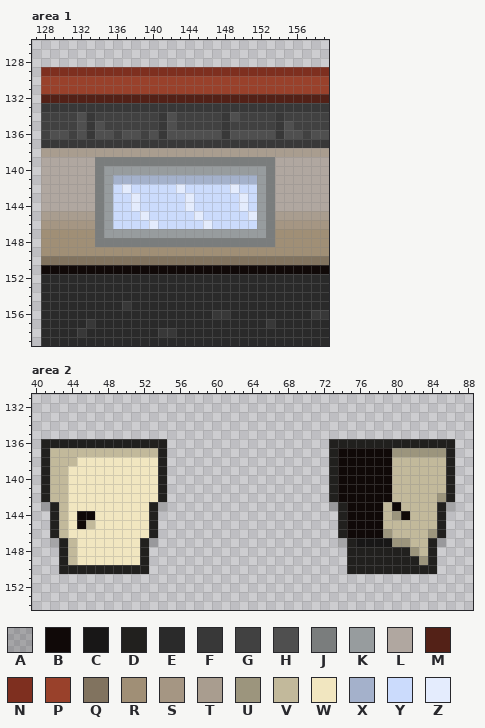
Edited in one commit: pixel-art file (floor/rooms/hallway/hallway.aseprite). Above: the version before the commit.
160x160 pixels, 1 frame. Colours within 5 levels of each other are drawn and written as one. Shown: area 1: x 127..159, y 126..159; area 2: x 40..88, y 131..154. The commit also changed other parts of the picture, which this record leaves out.
Palette (. is transparent): A #00000032  B #100908  C #181717  D #21201e  E #2a2a2a  F #383838  G #414141  H #4f4f4f  J #7a7d7d  K #979c9e  L #b0a7a0  M #532117  N #7e2f1f  P #99412b  Q #81735f  R #a08f76  S #a59683  T #a99d8f  U #9c957d  V #c2b99b  W #f1e6c0  X #a4b1cb  Y #cbdbfc  Z #e4ecfd
Pixels before, area 1, first column x 128:
129 NNNNNNNNNNNNNNNNNNNNNNNNNNNNNNNN
130 PPPPPPPPPPPPPPPPPPPPPPPPPPPPPPPP
131 PPPPPPPPPPPPPPPPPPPPPPPPPPPPPPPP
132 MMMMMMMMMMMMMMMMMMMMMMMMMMMMMMMM
133 FFFFFFFFFFFFFFFFFFFFFFFFFFFFFFFF
134 GGGGHFGGGGGGGFHGGGGGFHGGGGFGGGGG
135 GGGGHFHGGGGGGFHGGGGGFGGGGGFHGGGG
136 GHHGHFHHGHHGHFHHHHHHFHHHHHFHHGHH
137 FFFFFFFFFFFFFFFFFFFFFFFFFFFFFFFF
138 TTTTTTTTTTTTTTTTTTTTTTTTTTTTTTTT
139 LLLLLLJJJJJJJJJJJJJJJJJJJJLLLLLL
140 LLLLLLJKKKKKKKKKKKKKKKKKKJLLLLLL
141 LLLLLLJKXXXXXXXXXXXXXXXXKJLLLLLL
142 LLLLLLJKYZYYYYYZYYYYYZYYKJLLLLLL
143 LLLLLLJKYYZYYYYYZYYYYYZYKJLLLLLL
144 LLLLLLJKYYZYYYYYZYYYYYZYKJLLLLLL
145 TTTTTTJKYYYZYYYYYZYYYYYZKJTTTTTT
146 SSSSSSJKYYYYZYYYYYZYYYYYKJSSSSSS
147 RRRRRRJKKKKKKKKKKKKKKKKKKJRRRRRR
148 RRRRRRJJJJJJJJJJJJJJJJJJJJRRRRRR
149 RRRRRRRRRRRRRRRRRRRRRRRRRRRRRRRR
150 QQQQQQQQQQQQQQQQQQQQQQQQQQQQQQQQ
151 BBBBBBBBBBBBBBBBBBBBBBBBBBBBBBBB
152 EEEEEEEEEEEEEEEEEEEEEEEEEEEEEEEE
153 EEEEEEEEEEEEEEEEEEEEEEEEEEEEEEEE
154 EEEEEEEEEEEEEEEEEEEEEEEEEEEEEEEE
155 EEEEEEEEEFEEEEEEEEEEEEEEEEEEEEEE
156 EEEEEEEEEEEEEEEEEEEFFEEEEEEEEEFF
157 EEEEEFEEEEEEEEEEEEEEEEEEEFEEEEEE
158 EEEEFEEEEEEEEFFEEEEEEEEEEEEEEEEE
159 EEEEEEEEEEEEEEEEEEEEEEEEEEEEEEEE
Pixels before, area 2, first column x 41:
136 DDDDDDDDDDDDDD..................DDDDDDDDDDDDDD
137 DVVVVVVVVVVVVD..................DBBBBBBUUUUUUD
138 DVVVWWWWWWWWWD..................DBBBBBBVVVVVVD
139 DVVWWWWWWWWWWD..................DBBBBBBVVVVVVD
140 DVVWWWWWWWWWWD..................DBBBBBBVVVVVVD
141 DVVWWWWWWWWWWD..................DBBBBBBVVVVVVD
142 DVVWWWWWWWWWWD..................DBBBBBBVVVVVUD
143 ADVWWWWWWWWWDA..................ADBBBBVBVVVVDA
144 .DVWBBWWWWWWD....................DBBBBVUBVVVD.
145 .DVWBVWWWWWWD....................DBBBBVVVVVVD.
146 .DVWWWWWWWWWD....................DBBBBUVVVVUD.
147 .ADVWWWWWWWDA....................ADCCCCUUVVDA.
148 ..DVWWWWWWWD......................DDDDDDDUVD..
149 ..DVWWWWWWWD......................DDDDDDDDUD..
150 ..DDDDDDDDDD......................DDDDDDDDDD..
After the commit:
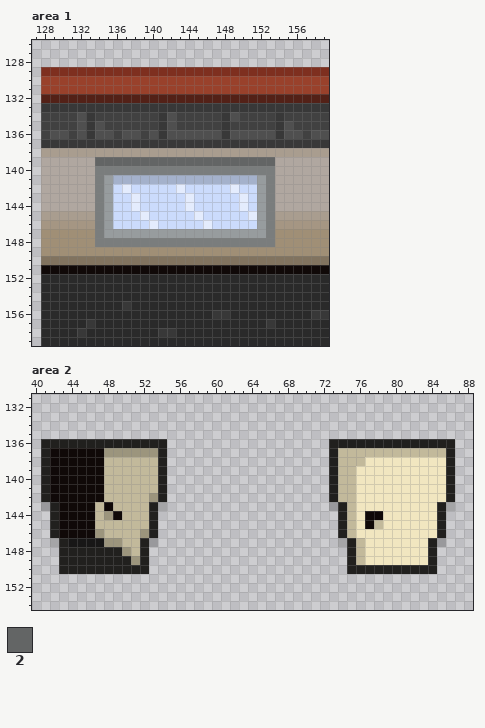
Colours new in this view: 2 #636565
Changes in this commit:
Area 1, layer "Hallway":
y 139: x 134..153 JJJJJJJJJJJJJJJJJJJJ -> 22222222222222222222
y 140: x 135..152 KKKKKKKKKKKKKKKKKK -> JJJJJJJJJJJJJJJJJJ
Area 2, layer "Hallway":
y 137: x 42..53 VVVVVVVVVVVV -> BBBBBBUUUUUU; x 74..85 BBBBBBUUUUUU -> VVVVVVVVVVVV
y 138: x 42..53 VVVWWWWWWWWW -> BBBBBBVVVVVV; x 74..85 BBBBBBVVVVVV -> VVVWWWWWWWWW
y 139..141: x 42..53 VVWWWWWWWWWW -> BBBBBBVVVVVV; x 74..85 BBBBBBVVVVVV -> VVWWWWWWWWWW
y 142: x 42..53 VVWWWWWWWWWW -> BBBBBBVVVVVU; x 74..85 BBBBBBVVVVVU -> VVWWWWWWWWWW
y 143: x 43..52 VWWWWWWWWW -> BBBBVBVVVV; x 75..84 BBBBVBVVVV -> VWWWWWWWWW
y 144: x 43..44 VW -> BB; x 47..52 WWWWWW -> VUBVVV; x 75..76 BB -> VW; x 79..84 VUBVVV -> WWWWWW
y 145: x 43..44 VW -> BB; x 46..52 VWWWWWW -> BVVVVVV; x 75..76 BB -> VW; x 78..84 BVVVVVV -> VWWWWWW
y 146: x 43..52 VWWWWWWWWW -> BBBBUVVVVU; x 75..84 BBBBUVVVVU -> VWWWWWWWWW
y 147: x 44..51 VWWWWWWW -> CCCCUUVV; x 76..83 CCCCUUVV -> VWWWWWWW
y 148: x 44..51 VWWWWWWW -> DDDDDDUV; x 76..83 DDDDDDUV -> VWWWWWWW
y 149: x 44..51 VWWWWWWW -> DDDDDDDU; x 76..83 DDDDDDDU -> VWWWWWWW
Where, in picture pixels (left, top, right, bottom), the same in both pictures:
changed: (95, 157, 275, 175)
changed: (50, 448, 158, 565)
changed: (338, 448, 446, 565)
